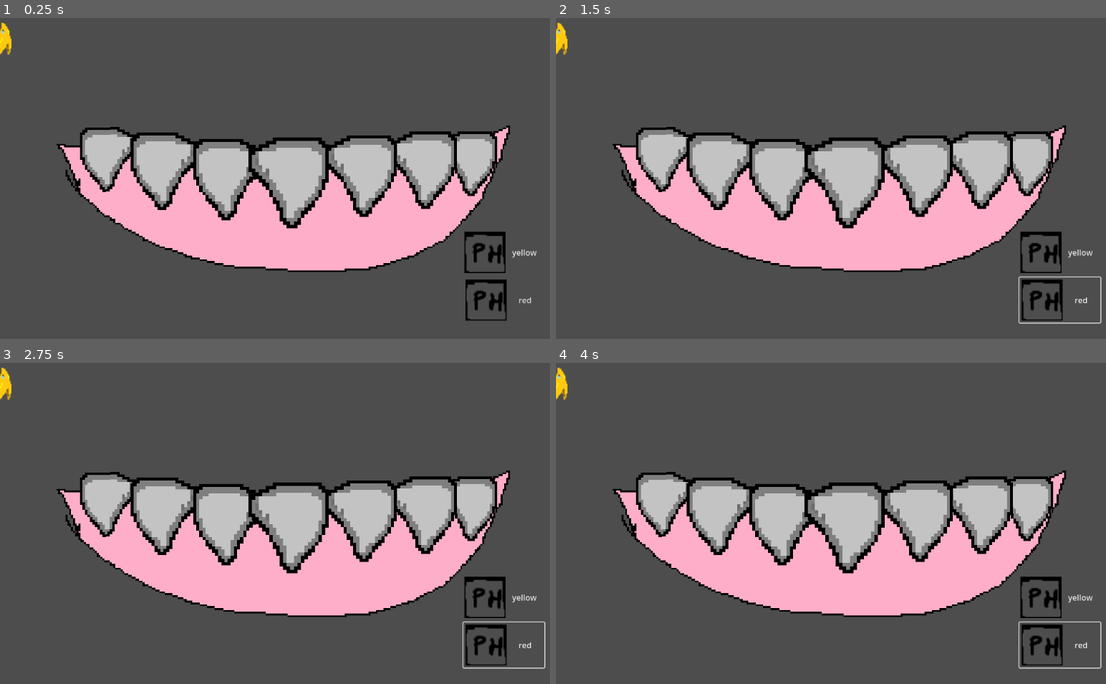
Above: before the commit, frames 1-4 (two rows, left to right).
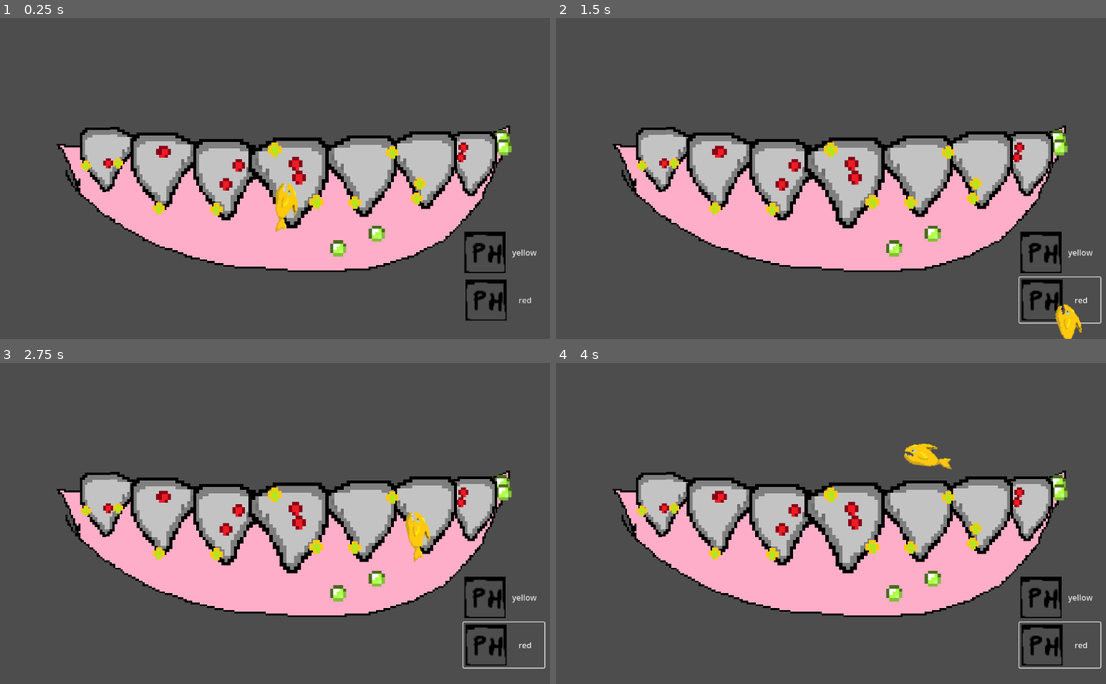
Above: after the commit, the same moments.

Repository: jkopano/barber-fish-barber-shop
Game: Godot game, scene res://src/scenes/dentist/dentist-main.tscn
Same seed, same stepped clock (60 frames per second), same inputs: the game is played once before the commit and once after it.
Inputs (mouse positions are in pixels of both pictures, inside the frame that each line leads up to):
- Up to frame 1 (0.25 s): no input
- Up to frame 2 (1.5 s): click "yellow" at 0.5 s; click "red" at 1.25 s
- Up to frame 3 (2.75 s): tap Enter at 2 s; move the mouse to (412, 507) at 2.02 s; hold Right (RIGHT) from 2.03 s (still down); click (412, 507) at 2.17 s
- Up to frame 4 (4 s): release Right (RIGHT) at 2.75 s; tap Space at 2.75 s; drag from (726, 539) to (814, 587) at 2.77 s; tap Enter at 3.5 s; move the mouse to (897, 452) at 3.52 s; hold Right (RIGHT) from 3.53 s (still down); click (897, 452) at 3.67 s

The runs differ from the first frame. In frame 1, 2.3% of the frame differs, in the area x 0-94%, y 1-75%; in frame 2, 2.2%; in frame 3, 2.1%; in frame 4, 2.3%.
Error before the commit: Parse Error: Preload file "res://img/mouth-mask.png" does not exist. (res://src/scenes/dentist/scripts/mouth.gd:5)

Commit message:
fixed merge conflicts

Diff:
--- a/src/scenes/dentist/dentist-main.tscn
+++ b/src/scenes/dentist/dentist-main.tscn
@@ -1,12 +1,12 @@
 [gd_scene load_steps=10 format=3 uid="uid://clnuf52g18udg"]
 
-[ext_resource type="Texture2D" uid="uid://57n5ym3jmnbm" path="res://img/tooth0.png" id="1_2in81"]
-[ext_resource type="Texture2D" uid="uid://heqp14tkfmrc" path="res://img/mouth.png" id="1_04j1l"]
+[ext_resource type="Texture2D" uid="uid://57n5ym3jmnbm" path="res://place-holders/tooth0.png" id="1_2in81"]
+[ext_resource type="Texture2D" uid="uid://heqp14tkfmrc" path="res://place-holders/mouth.png" id="1_04j1l"]
 [ext_resource type="Script" uid="uid://coc0oh0fxxqil" path="res://src/scenes/dentist/categoryHolder.gd" id="1_y7h83"]
-[ext_resource type="Script" uid="uid://cxpam4axssoha" path="res://src/scenes/dentist/tooth.gd" id="2_04j1l"]
-[ext_resource type="Script" uid="uid://cif33ot4o5uq5" path="res://src/scenes/dentist/mouth.gd" id="2_b13w4"]
-[ext_resource type="Texture2D" uid="uid://bnk4ga5g31xym" path="res://img/placeholder.png" id="4_0iurs"]
-[ext_resource type="Script" uid="uid://roj2ko5w8gks" path="res://src/scenes/dentist/button.gd" id="5_b13w4"]
+[ext_resource type="Script" uid="uid://cxpam4axssoha" path="res://src/scenes/dentist/scripts/tooth.gd" id="2_04j1l"]
+[ext_resource type="Script" uid="uid://cif33ot4o5uq5" path="res://src/scenes/dentist/scripts/mouth.gd" id="2_b13w4"]
+[ext_resource type="Texture2D" uid="uid://bnk4ga5g31xym" path="res://place-holders/placeholder.png" id="4_0iurs"]
+[ext_resource type="Script" uid="uid://roj2ko5w8gks" path="res://src/scenes/dentist/scripts/button.gd" id="5_b13w4"]
 [ext_resource type="Script" uid="uid://b0phdmhcdibrw" path="res://src/scenes/dentist/followingFish.gd" id="8_yjrd2"]
 [ext_resource type="SpriteFrames" uid="uid://i040y6dsw4eq" path="res://src/scenes/dentist/fish_anim.tres" id="9_dc70q"]
 
--- a/src/scenes/dentist/fish_anim.tres
+++ b/src/scenes/dentist/fish_anim.tres
@@ -1,7 +1,7 @@
 [gd_resource type="SpriteFrames" load_steps=7 format=3 uid="uid://i040y6dsw4eq"]
 
-[ext_resource type="Texture2D" uid="uid://dxyv8fyua7wkm" path="res://img/dentist-fish-closed-atlas.png" id="1_w0ww6"]
-[ext_resource type="Texture2D" uid="uid://cf3jugs1nh11w" path="res://img/dentist-fish-open-atlas.png" id="2_7kmk0"]
+[ext_resource type="Texture2D" uid="uid://dxyv8fyua7wkm" path="res://place-holders/dentist-fish-closed-atlas.png" id="1_w0ww6"]
+[ext_resource type="Texture2D" uid="uid://cf3jugs1nh11w" path="res://place-holders/dentist-fish-open-atlas.png" id="2_7kmk0"]
 
 [sub_resource type="AtlasTexture" id="AtlasTexture_kfwh5"]
 atlas = ExtResource("1_w0ww6")
--- a/src/scenes/dentist/followingFish.gd
+++ b/src/scenes/dentist/followingFish.gd
@@ -1,6 +1,6 @@
 extends Node2D
 
-var fishClosed = preload("res://img/dentist-fish-closed-atlas.png")
+var fishClosed = preload("res://place-holders/dentist-fish-closed-atlas.png")
 var pos = Vector2.ZERO
 var last_mouse_position : Vector2
 var current_rotation : float = 0.0
@@ -26,4 +26,4 @@
 	queue_redraw()
 
 func _draw():
-	draw_line(position, position+(wind_direction*50), Color.AQUA)
+	draw_line(get_viewport().get_mouse_position(), get_viewport().get_mouse_position()+(wind_direction*50), Color.AQUA)
--- a/src/scenes/dentist/scripts/mouth.gd
+++ b/src/scenes/dentist/scripts/mouth.gd
@@ -2,7 +2,7 @@
 
 var mask_texture
 
-var mouthMask = preload("res://img/mouth-mask.png")
+var mouthMask = preload("res://place-holders/mouth-mask.png")
 
 var pea = preload("res://src/scenes/dentist/pea.tscn")
 
--- a/src/scenes/dentist/scripts/tooth.gd
+++ b/src/scenes/dentist/scripts/tooth.gd
@@ -10,7 +10,7 @@
 
 func spawn_entites(texture_name:String, object:Sprite2D, offset, redEntitiesToSpawn, yellowEntitiesToSpawn):
 	randomize()
-	var path = "res://img/"+texture_name+"-mask.png"
+	var path = "res://place-holders/"+texture_name+"-mask.png"
 	mask_texture = load(path)
 	var image = mask_texture.get_image()
 	var color_pixels := {}
Not shown, changed: place-holders/dentist-fish-closed-atlas.png.import
Not shown, changed: place-holders/dentist-fish-open-atlas.png.import
